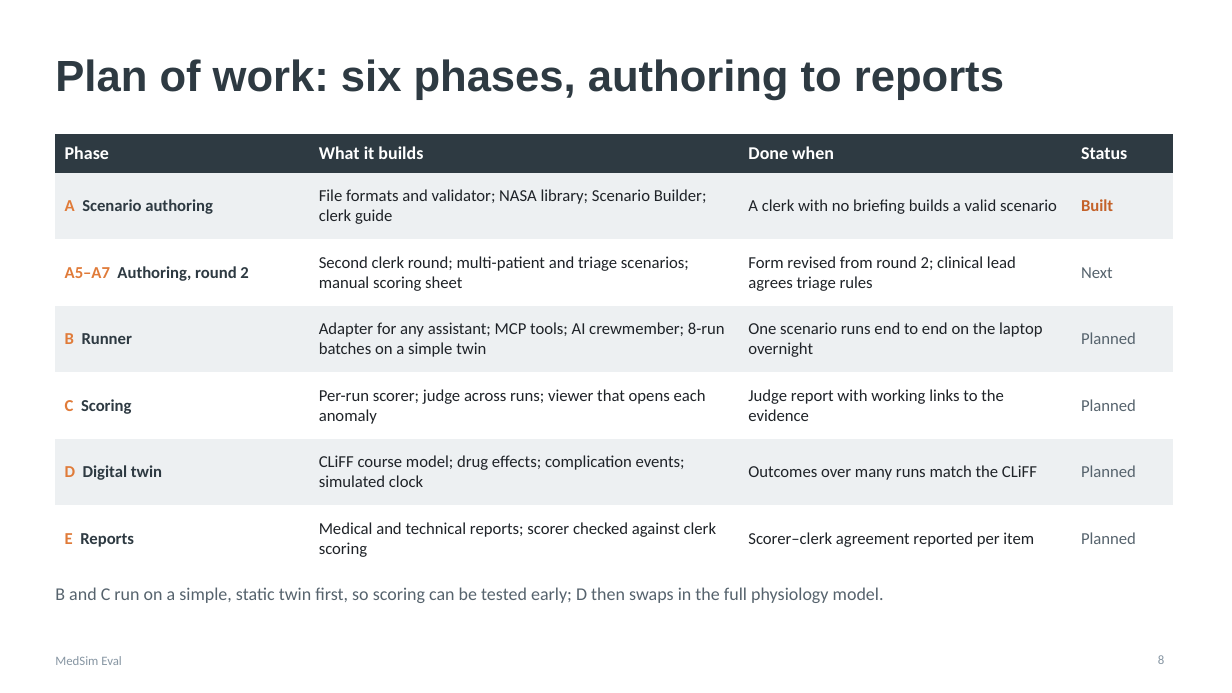
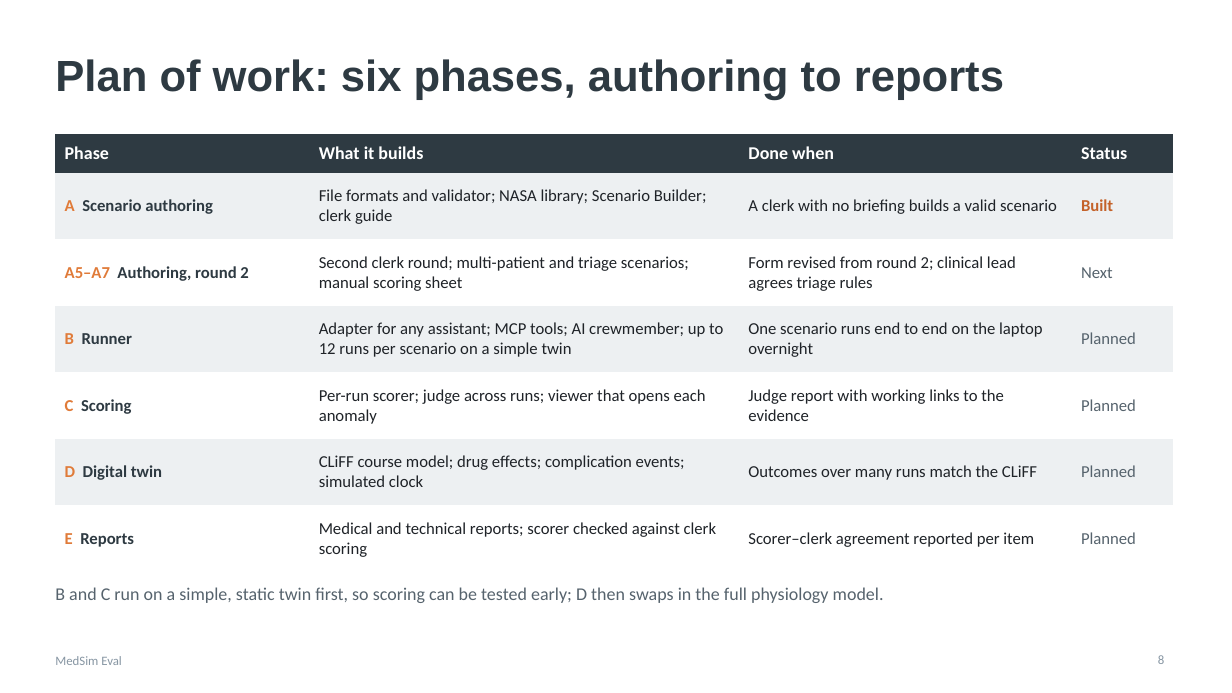
Before and after one commit to Carson-Bove/SpaceDoc, a slide deck: slide 8 of docs/presentations/MedSim-Eval-overview.pptx. Drawn at 1232x693 pixels with LibreOffice and Linux fonts; fonts in the diff are those of the drawing. Boxes give left, top, right and bottom in pixels: in the first picture for what was removed or moved away, otherwise in the second. Text is boxed around its words. In the diff, an @@ line names an element or a change of style, - is before the commit and + after.

```diff
--- a/docs/presentations/MedSim-Eval-overview.pptx
+++ b/docs/presentations/MedSim-Eval-overview.pptx
@@ table at (55, 134, 1174, 561) @@
-row 4, column 2: Adapter for any assistant; MCP tools; AI crewmember; 8-run batches on a simple twin
+row 4, column 2: Adapter for any assistant; MCP tools; AI crewmember; up to 12 runs per scenario on a simple twin
```
Also in this commit, not shown: 3 other slides changed, 6 other files.
